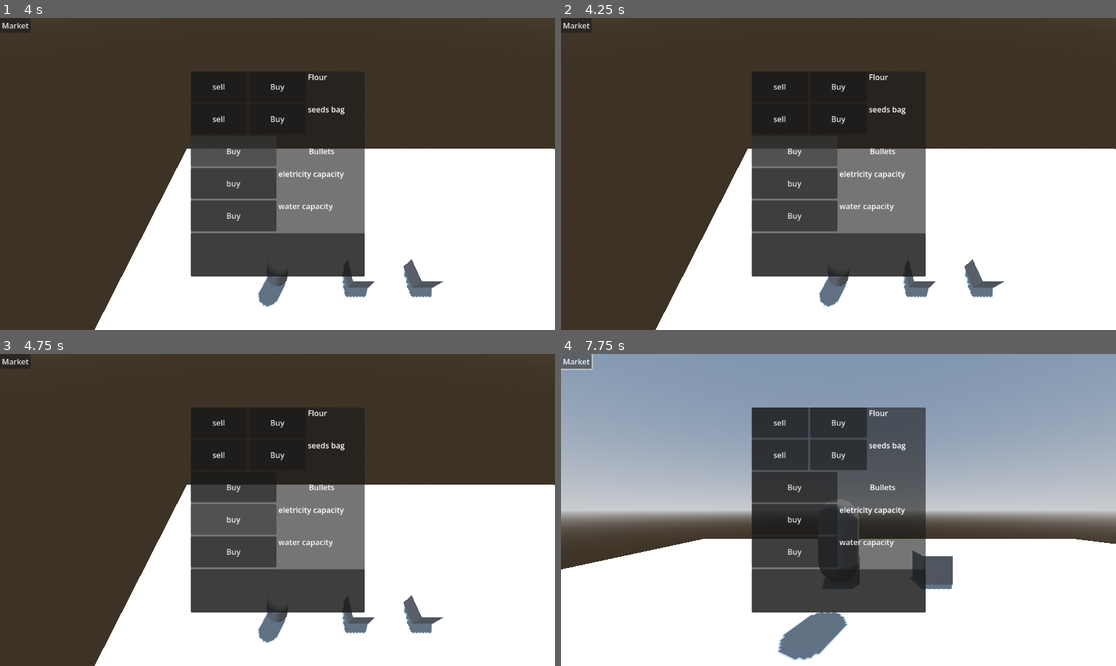
Above: before the commit, frames 1-4 (two rows, left to right).
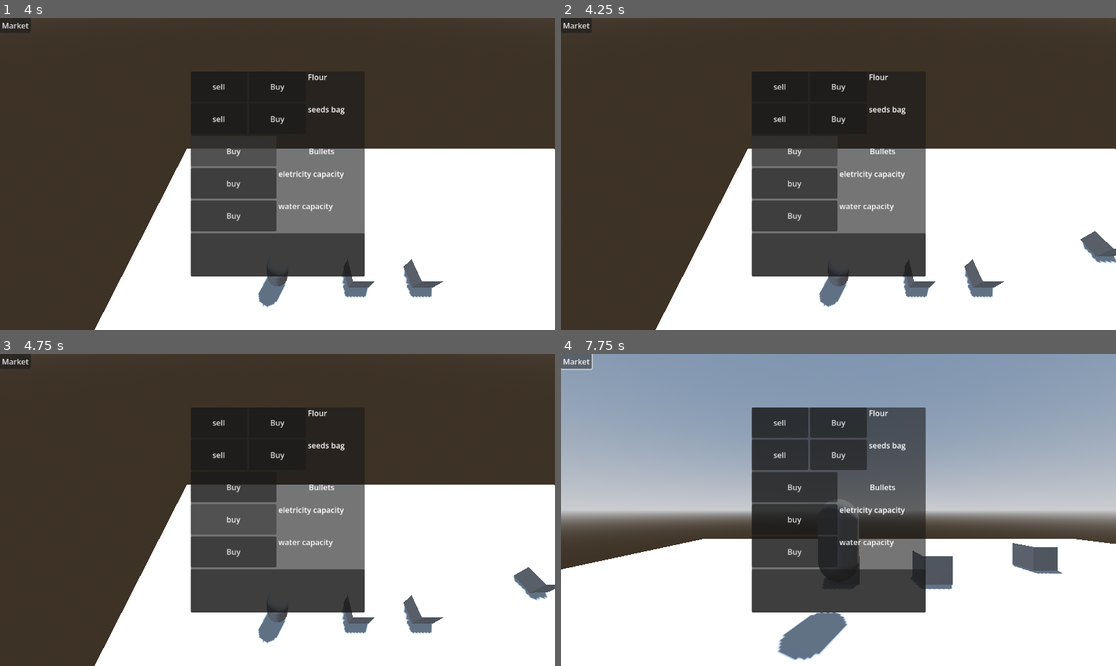
Above: after the commit, the same moments.

Repository: abody2k/Of-mice-and-cheese
Game: Godot game, scene res://scenes/main.tscn
Two runs of this game, one before a commit and one after it. Both use one fixed random seed, a clock stepped at 60 frames per second and the inputs below.
Inputs:
- Up to frame 1 (4 s): click "sell" at 0.5 s; click "Buy" at 1.25 s; click "sell" at 2 s; click "Buy" at 2.75 s; click "Buy" at 3.5 s
- Up to frame 2 (4.25 s): no input
- Up to frame 3 (4.75 s): click "buy" at 4.25 s
- Up to frame 4 (7.75 s): click "Buy" at 5 s; click "Market" at 5.75 s; tap Enter (ui_accept) at 6.5, 6.77, 7.52 s; hold Right (ui_right) 6.53-7.28 s; tap F (switch_views) at 6.6, 7.35 s; hold Down (ui_down) from 7.28 s (still down)

Frame 1 is identical in both runs. In frame 2, 0.4% of the frame differs, in the area x 93-100%, y 68-79%; in frame 3, 0.4%; in frame 4, 0.7%, in the area x 81-91%, y 60-71%.

Commit message:
modified timers and added further documentation

Diff:
--- a/scenes/main.tscn
+++ b/scenes/main.tscn
@@ -83,7 +83,6 @@
 curve = SubResource("Curve3D_jyhfs")
 
 [node name="waves" type="Timer" parent="." unique_id=326153596]
-wait_time = 10.0
 one_shot = true
 
 [node name="spawning" type="Timer" parent="waves" unique_id=231920662]
--- a/scripts/main.gd
+++ b/scripts/main.gd
@@ -29,11 +29,14 @@
 }
 
 
+
 const SPECIAL_POWERS = {
 
 	"AIR_STRIKES": 10.0,
 	"MONEY_DROP": 20.0,
 }
+
+
 
 
 var cheese = [100.0,100.0,100.0,100.0]
@@ -174,6 +177,9 @@
 	waves_left -=1
 	#spawn a new rat
 
+
+	#might reduce number of rats
+
 	match  randi_range(0,2):
 		0:
 			if cheese_to_choose_from.is_empty():
